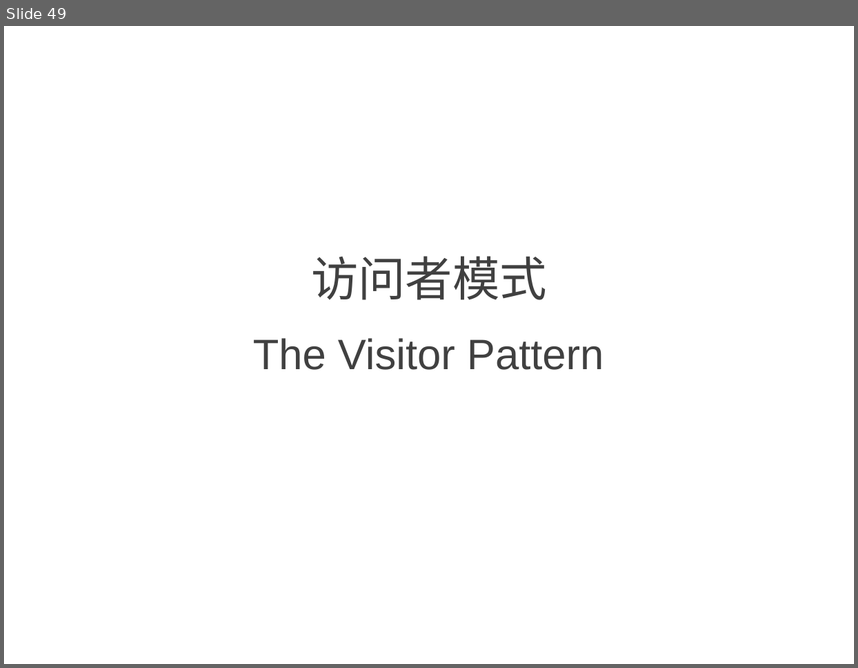
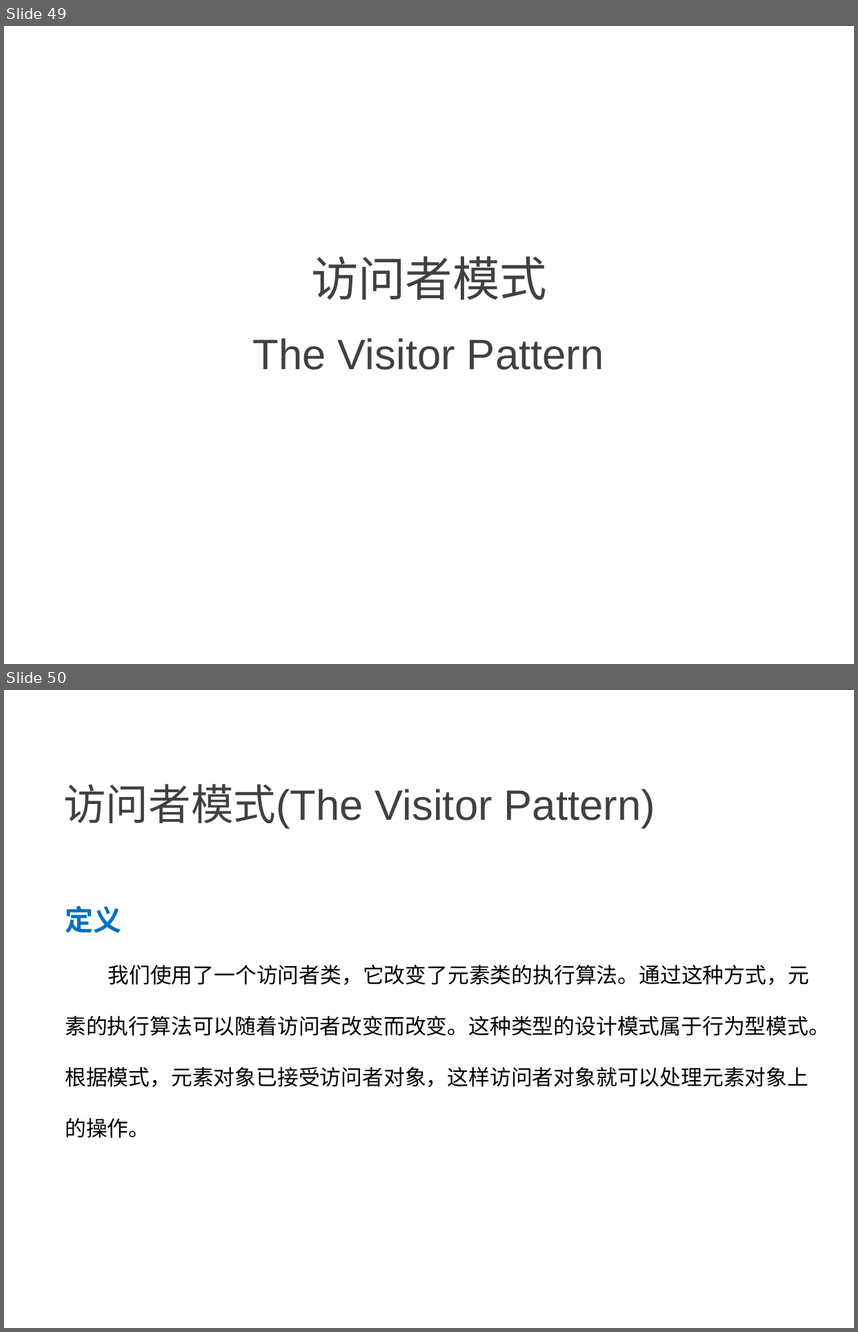
Before and after one commit to NewGr8Player/My-PPT, a slide deck: Design pattern/4.设计模式-行为型模式.pptx. Shown one above the other, each under a label of ours: slide 49 before the commit, slides 49 and 50 after it. The pictures are 858x668 and 858x1332 pixels, drawn with LibreOffice and Linux fonts; fonts in the diff are those of the drawing. Boxes give left, top, right and bottom in pixels: in the first picture for what was removed or moved away, otherwise in the second. Text is boxed around its words. In the diff, an @@ line names an element or a change of style, - is before the commit and + after.

```diff
--- a/Design pattern/4.设计模式-行为型模式.pptx
+++ b/Design pattern/4.设计模式-行为型模式.pptx
@@ slide 50 added at (4,690,854,1328), background #FFFFFF @@
@@ text added at (63,784,655,829), 36 pt, text #404040 @@
+访问者模式(The Visitor Pattern)
@@ text added at (65,905,830,1138), 18 pt, text #000000 @@
+定义
+我们使用了一个访问者类，它改变了元素类的执行算法。通过这种方式，元素的执行算法可以随着访问者改变而改变。这种类型的设计模式属于行为型模式。根据模式，元素对象已接受访问者对象，这样访问者对象就可以处理元素对象上的操作。
```
Also in this commit, not shown: 2 slides changed, 7 other slides added.
